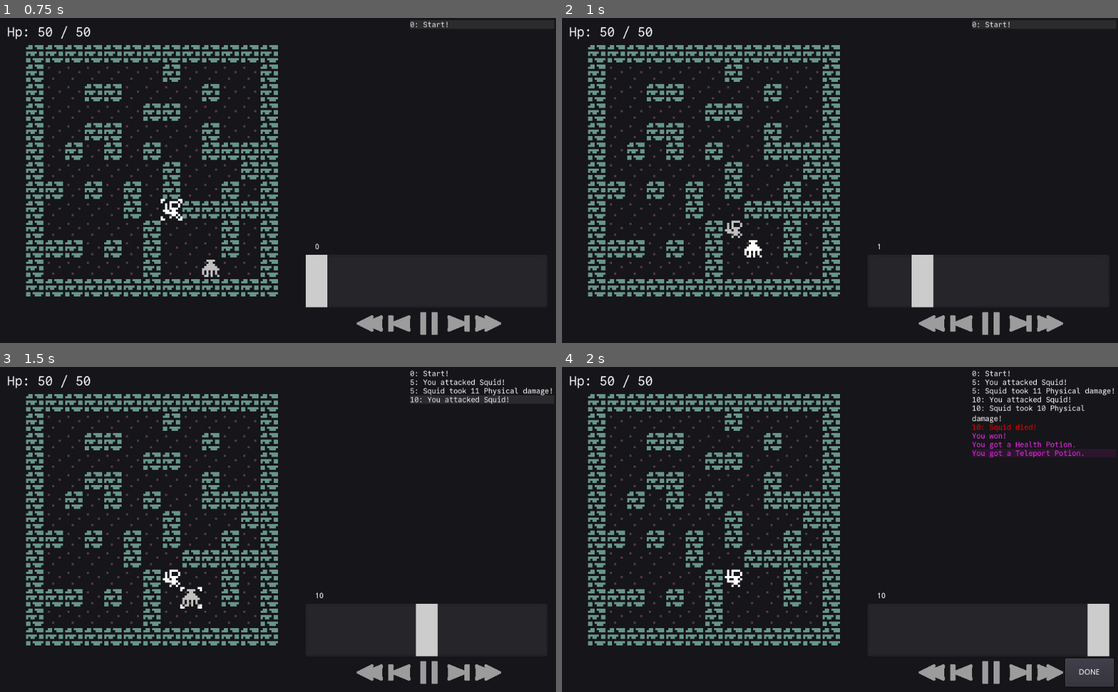
Above: before the commit, frames 1-4 (two rows, left to right).
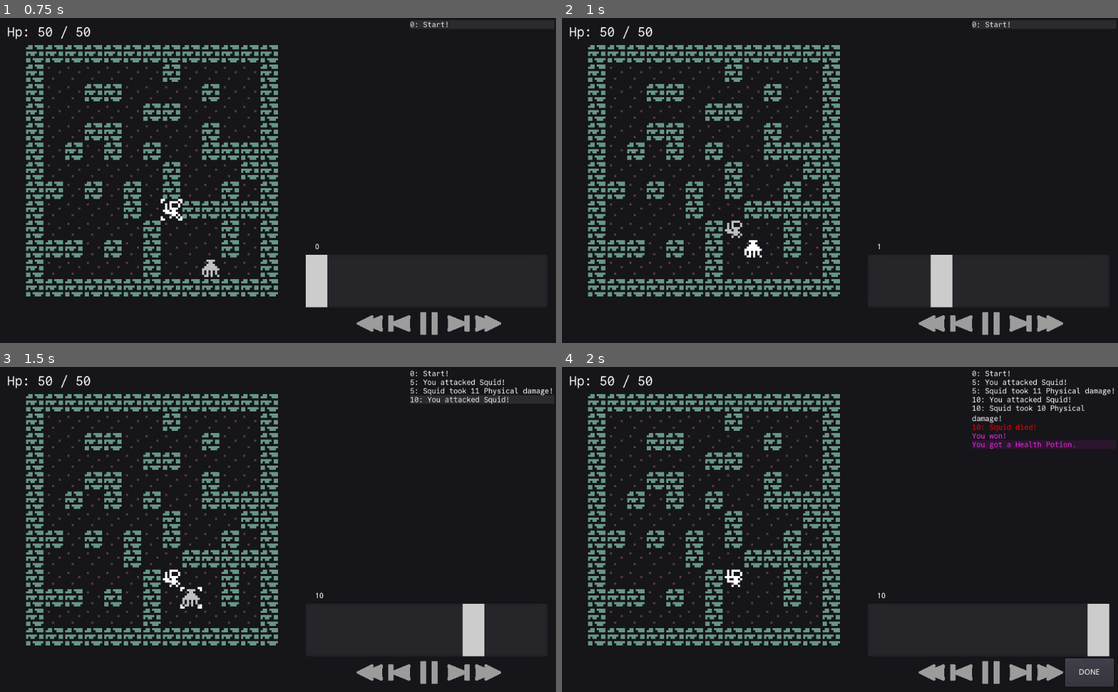
Above: after the commit, the same moments.

Repository: redxaxder/7DRL2024
Game: Godot game, scene res://main.tscn
Two runs of this game, one before a commit and one after it. Both use one fixed random seed, a clock stepped at 60 frames per second and the inputs below.
Inputs (mouse positions are in pixels of both pictures, inside the frame that each line leads up to):
- Up to frame 1 (0.75 s): click (428, 317) at 0.5 s
- Up to frame 2 (1 s): no input
- Up to frame 3 (1.5 s): move the mouse to (278, 529) at 1.27 s; hold D (right) from 1.28 s (still down); hold Space (toggle) from 1.28 s (still down); click (278, 529) at 1.42 s
- Up to frame 4 (2 s): keep holding D (right); keep holding Space (toggle)

Frame 1 is identical in both runs. In frame 2, 1.1% of the frame differs, in the area x 62-71%, y 72-90%; in frame 3, 1.3%, in the area x 74-88%, y 72-90%; in frame 4, 0.2%.

Commit message:
fixed victory text

Diff:
--- a/playback/ViewHistory.gd
+++ b/playback/ViewHistory.gd
@@ -11,6 +11,7 @@
 var max_cursor: int = 0
 var history: EncounterHistory
 var map: Map
+var marked_end = false
 
 signal seen_end(state)
 signal updated(encounter_state, encounter_event)
@@ -51,19 +52,20 @@
 	for c in get_children():
 		c.visible = false
 
-func view(_history: EncounterHistory, _map: Map, extra_messages: Array = []):
+var _victory_messages = []
+func view(_history: EncounterHistory, _map: Map, victory_messages):
 	for c in get_children():
 		c.visible = true
 	history = _history
 	max_cursor = 0
 	map = _map
+	marked_end = false
 
 	var history_amount = history.size() - 1
 	for i in history_amount:
 		var event = history.get_event(i)
 		add_log_message(event_text(event), i, event)
-	for i in extra_messages.size():
-		add_log_message(extra_messages[i], i + history_amount, null)
+	_victory_messages = victory_messages
 	# _end()
 	play()
 
@@ -223,8 +225,12 @@
 	var index = cursor
 	var next_max = max(max_cursor, cursor)
 	max_cursor = next_max
-	if cursor == _end() and history.is_done:
+	if cursor == _end() and history.is_done and !marked_end:
+		marked_end = true
 		emit_signal("seen_end", history.final())
+		if history.final().get_player().cur_hp > 0:
+			for i in _victory_messages.size():
+				add_log_message(_victory_messages[i], i + history.size() - 1, null)
 	if log_is_hovered and last_log_hover >= 0:
 		index = last_log_hover
 # warning-ignore:narrowing_conversion
